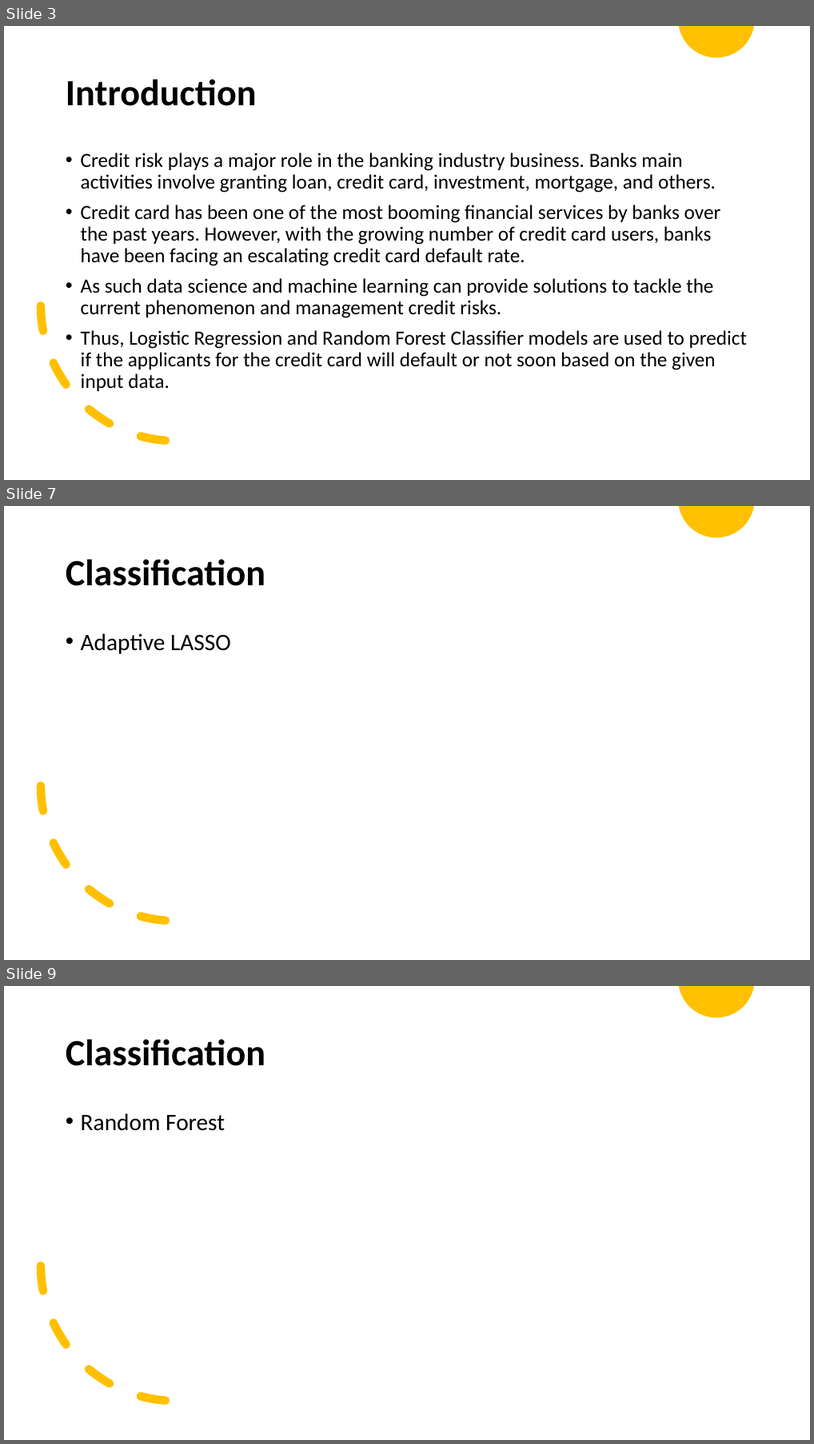
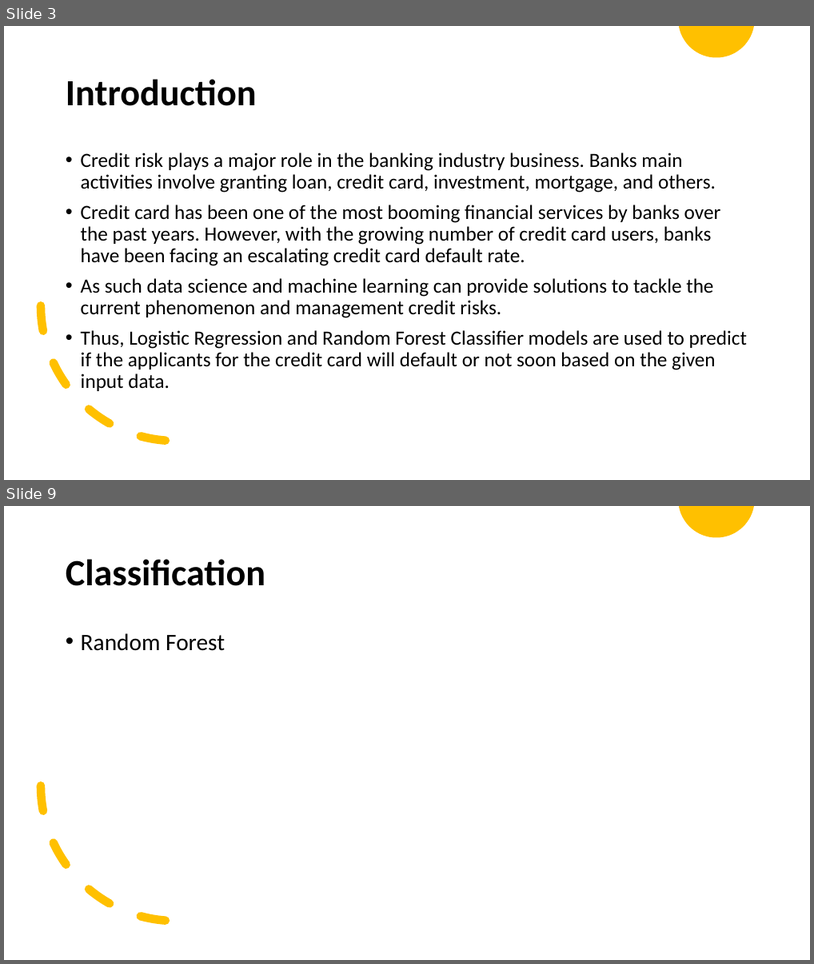
Before and after one commit to daileyco/UGA-Data-Science-Competition, a slide deck: 06-Report/02-Presentation/Presentation.pptx. Shown one above the other, each under a label of ours: slides 3, 7 and 9 before the commit, slides 3 and 9 after it; the slides between them are not shown. The pictures are 814x1444 and 814x964 pixels, drawn with LibreOffice and Linux fonts; fonts in the diff are those of the drawing. Boxes give left, top, right and bottom in pixels: in the first picture for what was removed or moved away, otherwise in the second. Text is boxed around its words. In the diff, an @@ line names an element or a change of style, - is before the commit and + after.

```diff
--- a/06-Report/02-Presentation/Presentation.pptx
+++ b/06-Report/02-Presentation/Presentation.pptx
@@ slide 7 removed at (4, 506, 810, 960), background #FFFFFF @@
@@ freeform shape removed at (679, 506, 754, 537) @@
@@ title removed at (66, 559, 266, 586) @@
-Classification
@@ text removed at (81, 633, 231, 654) @@
-• Adaptive LASSO
@@ arc (boxed as its full ellipse) removed at (41, 651, 311, 921) @@
```
Also in this commit, not shown: 8 slides changed, 1 slide added, 1 other file.
